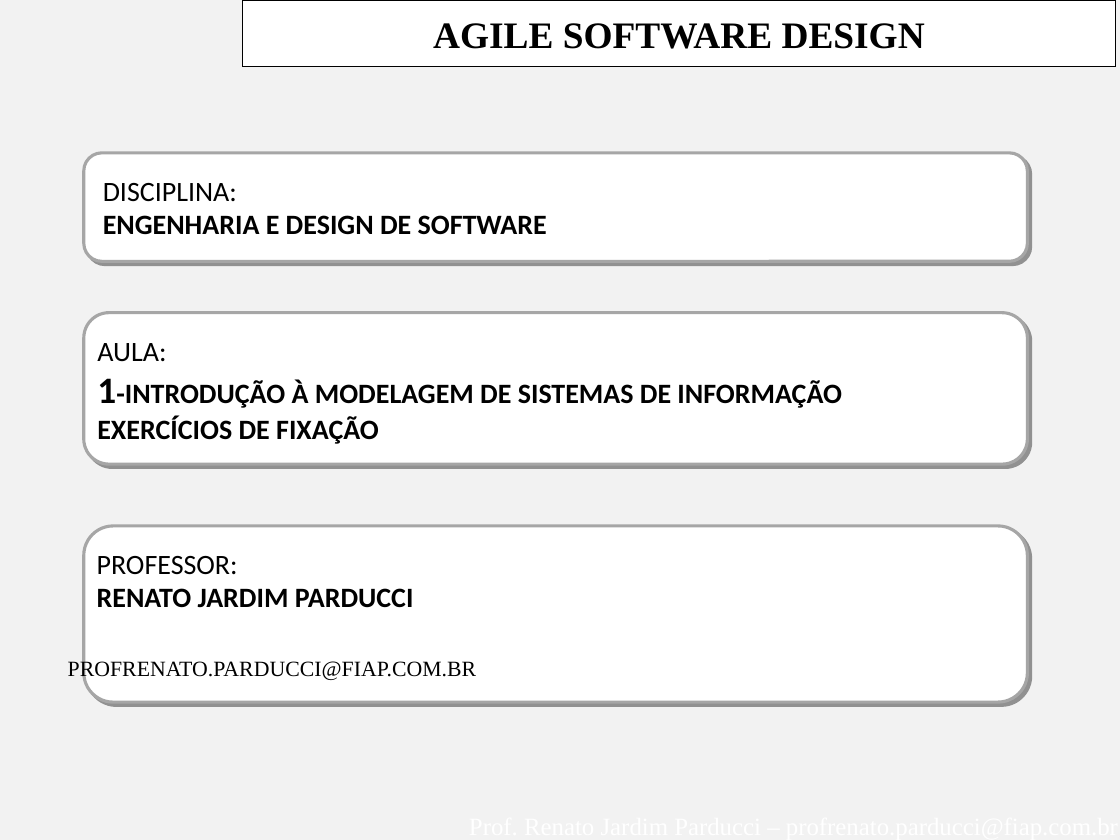
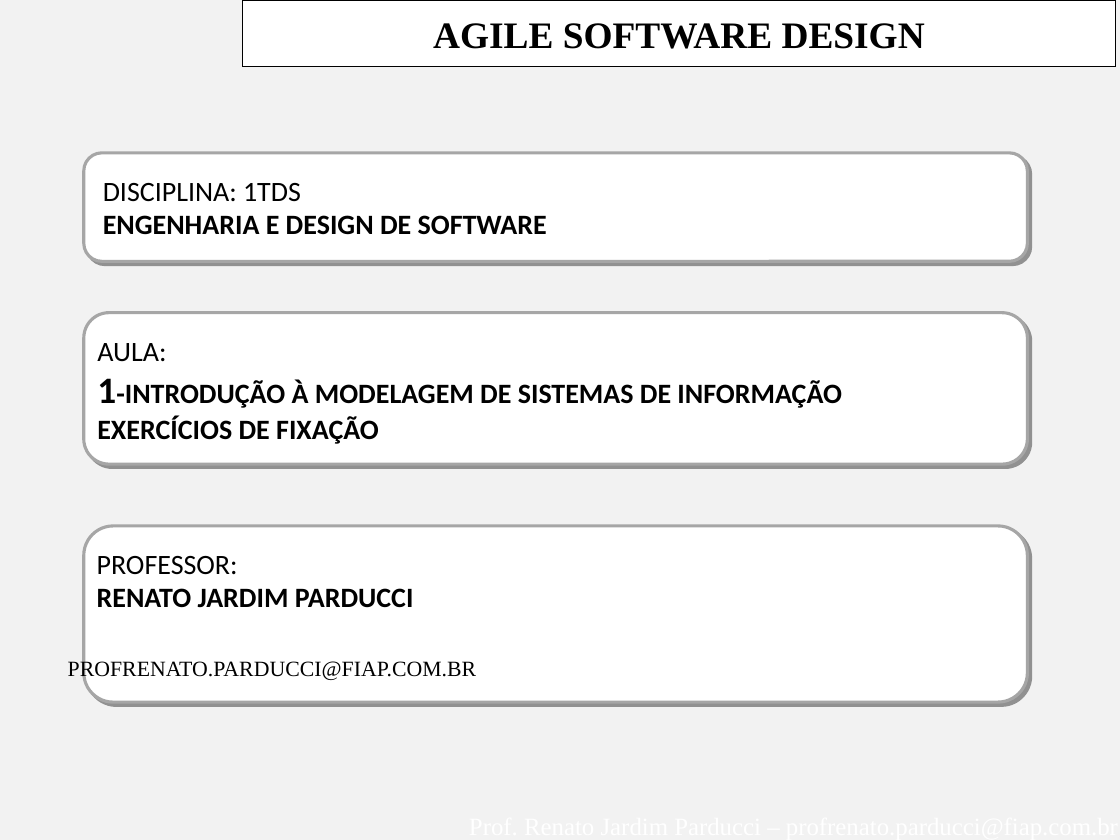
Before and after one commit to juliamonaco/SI-Estacionamento, a slide deck: slide 2 of Documentos-Engenharia/FIAP--AgleModeling-Aula-1-INTRODUCAO-ENGSW-EXERCICIOS.ppt. Drawn at 1120x840 pixels with LibreOffice and Linux fonts; fonts in the diff are those of the drawing; background and template pictures are left out. Boxes give left, top, right and bottom in pixels: in the first picture for what was removed or moved away, otherwise in the second. Text is boxed around its words. In the diff, an @@ line names an element or a change of style, - is before the commit and + after.

Commit message:
Alteracao do 2o slide
Colocacao de comentario sobre a turma

```diff
--- a/Documentos-Engenharia/FIAP--AgleModeling-Aula-1-INTRODUCAO-ENGSW-EXERCICIOS.ppt
+++ b/Documentos-Engenharia/FIAP--AgleModeling-Aula-1-INTRODUCAO-ENGSW-EXERCICIOS.ppt
@@ text at <box>103,183,301,202</box>: text changed @@
-DISCIPLINA:
+DISCIPLINA: 1TDS
```
